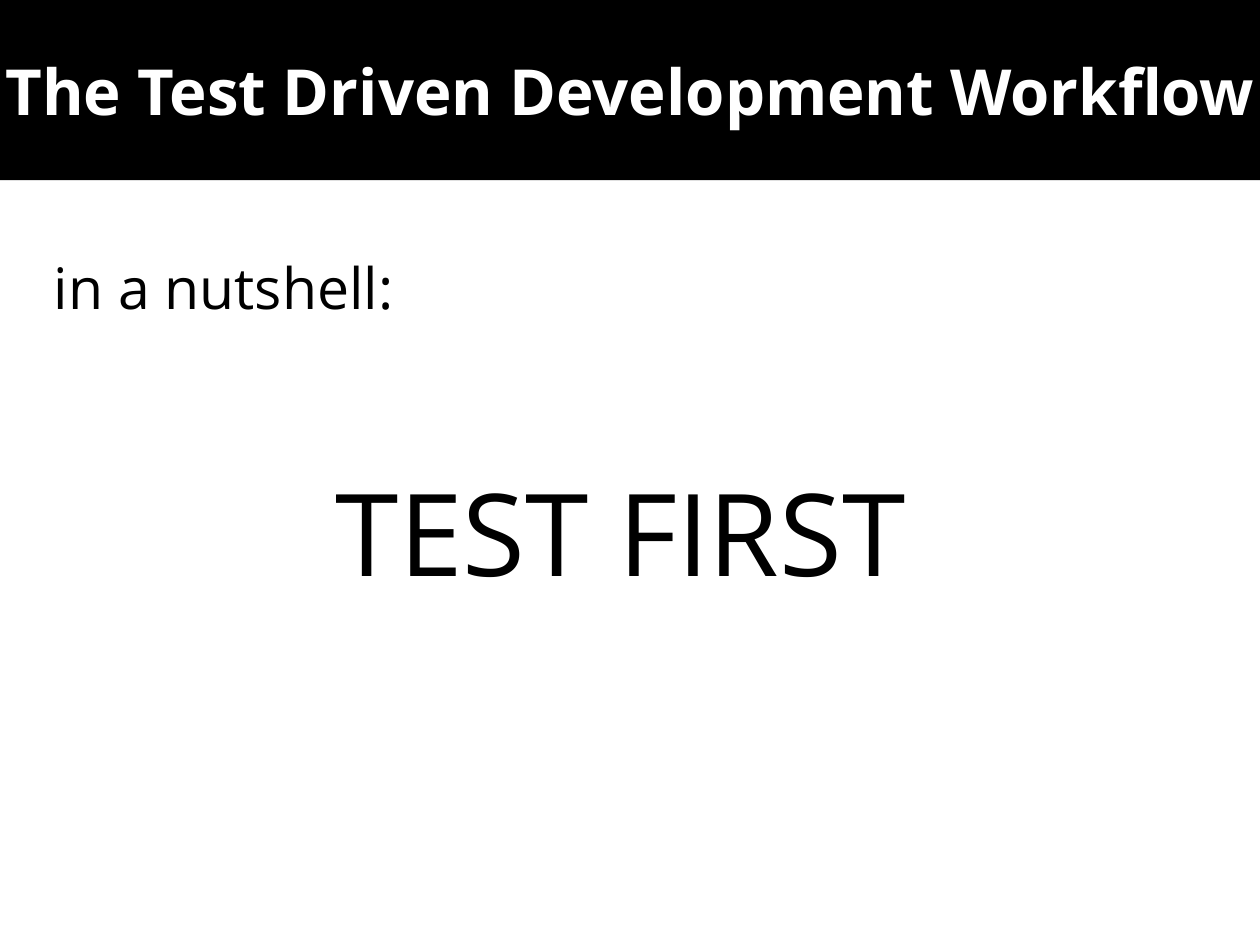
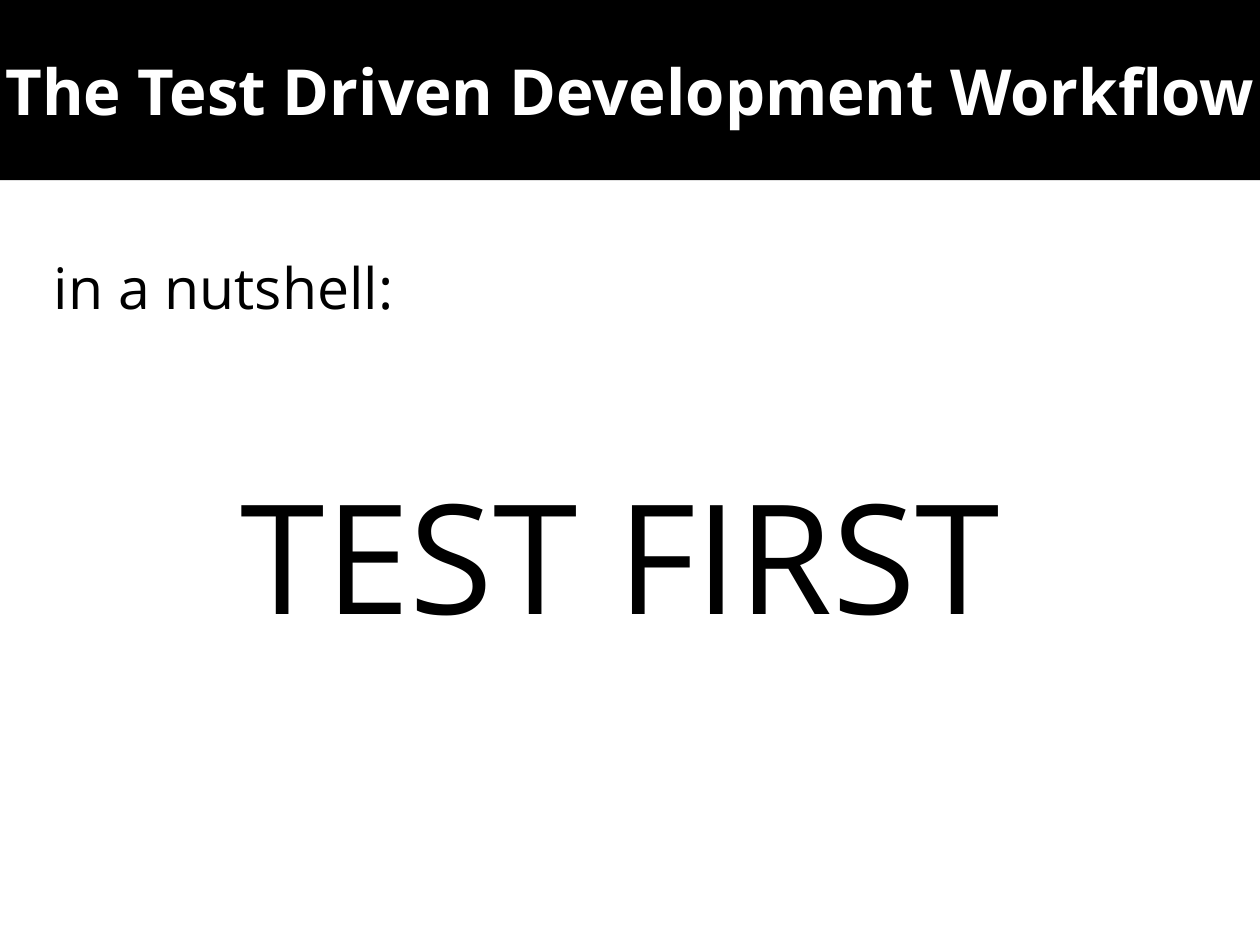
Before and after one commit to wolframroesler/Talks, a slide deck: slide 4 of tdd.odp. Drawn at 1260x945 pixels with LibreOffice and Linux fonts; fonts in the diff are those of the drawing. Boxes give left, top, right and bottom in pixels: in the first picture for what was removed or moved away, otherwise in the second. Text is boxed around its words. In the diff, an @@ line names an element or a change of style, - is before the commit and + after.

Commit message:
Dramatically shorten the text on the slides
This is a talk, not a blog post

```diff
--- a/tdd.odp
+++ b/tdd.odp
@@ text at box(241, 503, 1000, 616): size 72 to 96 pt in "TEST FIRST" @@
```
Also in this commit, not shown: 13 other slides changed, 2 slides added.
